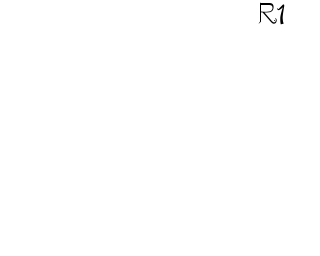
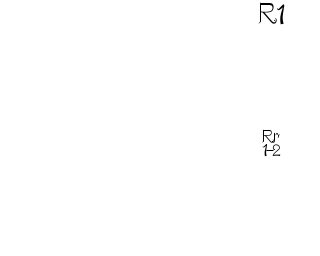
Two versions of the same layered image (320px x 256px). Layer-by-layer changes:
added layer "Rr ... #1" over left=262, top=129, right=281, bottom=157
